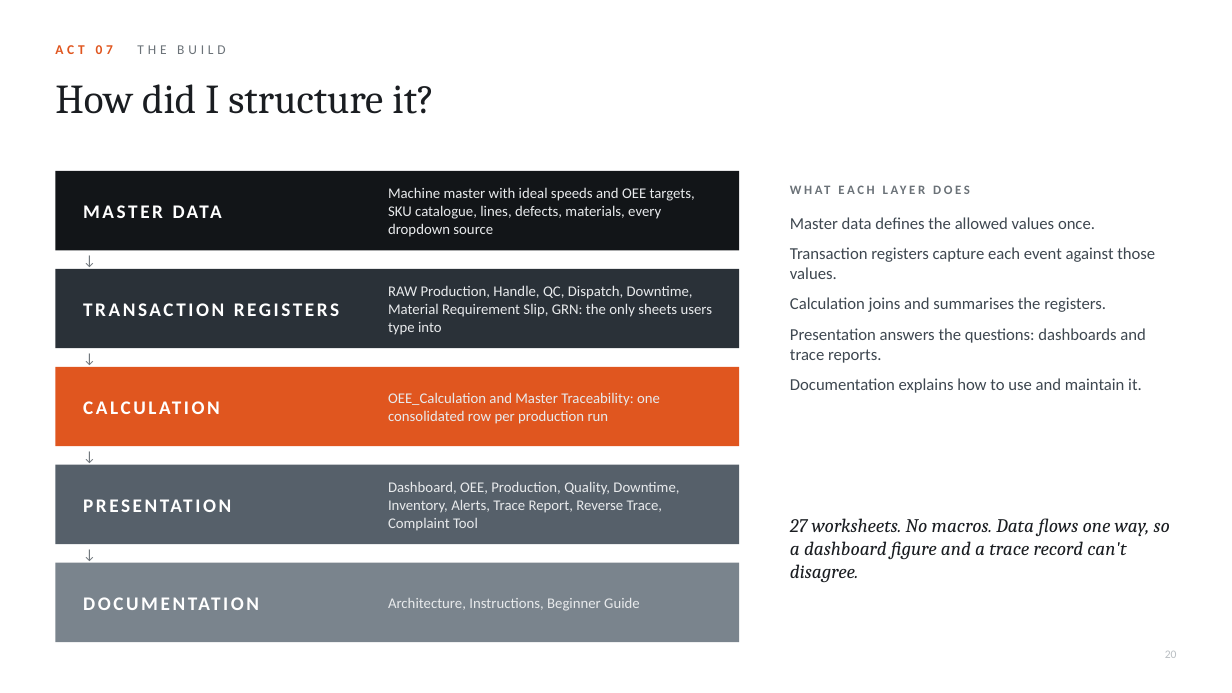
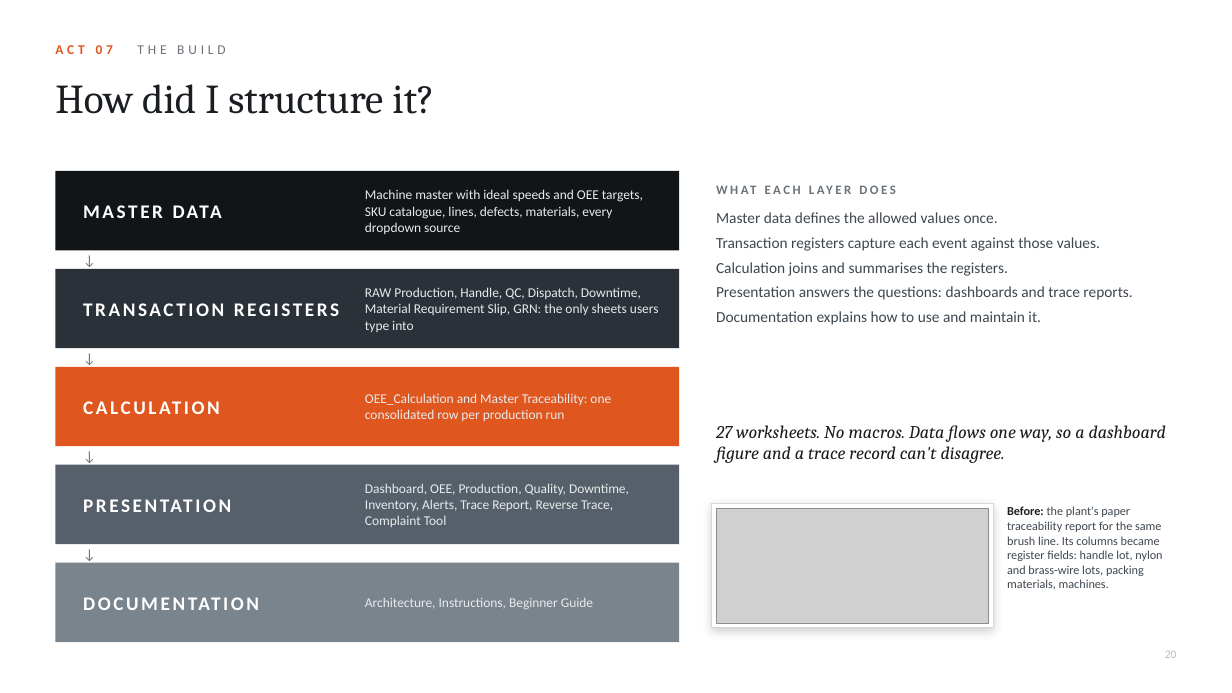
Before and after one commit to srivastavashreejita-ux/master-executive-system, a slide deck: slide 20 of sip-presentation/SIP_Story_Deck.pptx. Drawn at 1232x693 pixels with LibreOffice and Linux fonts; fonts in the diff are those of the drawing; grey boxes stand for pictures. Boxes give left, top, right and bottom in pixels: in the first picture for what was removed or moved away, otherwise in the second. Text is boxed around its words. In the diff, an @@ line names an element or a change of style, - is before the commit and + after.

```diff
--- a/sip-presentation/SIP_Story_Deck.pptx
+++ b/sip-presentation/SIP_Story_Deck.pptx
@@ rectangle: place and size @@
-rectangle at box(55, 171, 739, 250)
+rectangle at box(55, 171, 679, 250)
@@ text "MASTER DATA" rewrapped from box(83, 171, 397, 250) to box(83, 171, 370, 250) @@
@@ text "Machine master with ideal speeds ...": place and size @@
-text "Machine master with ideal speeds ..." at box(388, 187, 695, 237)
+text "Machine master with ideal speeds ..." at box(365, 189, 643, 234)
@@ text "WHAT EACH LAYER DOES" rewrapped from box(790, 176, 1178, 203) to box(716, 176, 1178, 203) @@
@@ text "Master data defines the allowed ...": place and size @@
-text "Master data defines the allowed ..." at box(790, 217, 1155, 393)
+text "Master data defines the allowed ..." at box(716, 212, 1132, 325)
@@ text "Master data defines the allowed ..." at box(716, 212, 1132, 325): size 13 to 12 pt; less space between paragraphs @@
@@ rectangle: place and size @@
-rectangle at box(55, 269, 739, 348)
+rectangle at box(55, 269, 679, 348)
@@ text "RAW Production, Handle, QC, Dispatch, ...": place and size @@
-text "RAW Production, Handle, QC, Dispatch, ..." at box(388, 285, 713, 335)
+text "RAW Production, Handle, QC, Dispatch, ..." at box(365, 287, 659, 332)
@@ rectangle: place and size @@
-rectangle at box(55, 367, 739, 446)
+rectangle at box(55, 367, 679, 446)
@@ text "CALCULATION" rewrapped from box(83, 367, 397, 446) to box(83, 367, 370, 446) @@
@@ text "OEE_Calculation and Master Traceability: one ...": place and size @@
-text "OEE_Calculation and Master Traceability: one ..." at box(388, 392, 660, 424)
+text "OEE_Calculation and Master Traceability: one ..." at box(365, 393, 611, 421)
@@ text "27 worksheets. No macros. Data ...": place and size @@
-text "27 worksheets. No macros. Data ..." at box(790, 518, 1170, 582)
+text "27 worksheets. No macros. Data ..." at box(716, 425, 1166, 463)
@@ text "27 worksheets. No macros. Data ..." at box(716, 425, 1166, 463): size 15 to 14 pt @@
@@ rectangle: place and size @@
-rectangle at box(55, 465, 739, 544)
+rectangle at box(55, 465, 679, 544)
@@ text "PRESENTATION" rewrapped from box(83, 465, 397, 544) to box(83, 465, 370, 544) @@
@@ text "Dashboard, OEE, Production, Quality, Downtime, ...": place and size @@
-text "Dashboard, OEE, Production, Quality, Downtime, ..." at box(388, 482, 679, 531)
+text "Dashboard, OEE, Production, Quality, Downtime, ..." at box(365, 483, 629, 527)
@@ rectangle added at box(712, 504, 994, 628), fill #FFFFFF, outline #D6D8D6 0.75 pt @@
@@ picture added at box(716, 508, 989, 624) @@
@@ text added at box(1007, 506, 1162, 589), 9.5 pt, text #3E4750 @@
+Before: the plant's paper traceability report for the same brush line. Its columns became register fields: handle lot, nylon and brass-wire lots, packing materials, machines.
@@ rectangle: place and size @@
-rectangle at box(55, 563, 739, 642)
+rectangle at box(55, 563, 679, 642)
@@ text "DOCUMENTATION" rewrapped from box(83, 563, 397, 642) to box(83, 563, 370, 642) @@
@@ size 11.5 to 10.5 pt in 5 elements at box(365, 189, 643, 234), box(365, 287, 659, 332), box(365, 393, 611, 421), box(365, 483, 629, 527), box(365, 598, 593, 609) @@
@@ text "Architecture, Instructions, Beginner Guide": place and size @@
-text "Architecture, Instructions, Beginner Guide" at box(388, 598, 640, 611)
+text "Architecture, Instructions, Beginner Guide" at box(365, 598, 593, 609)
```
Also in this commit, not shown: 7 other slides changed, 20 other files.
